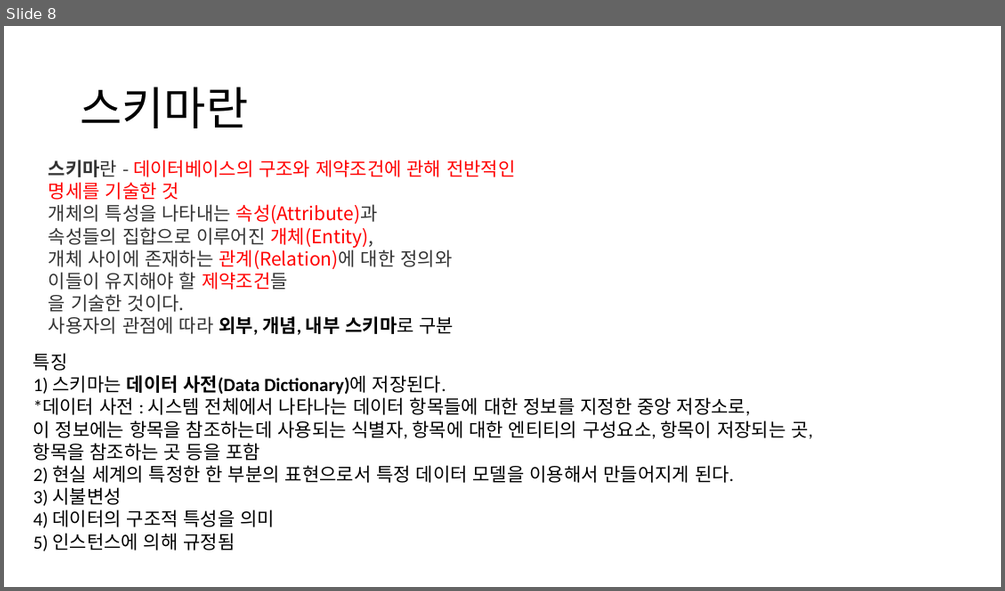
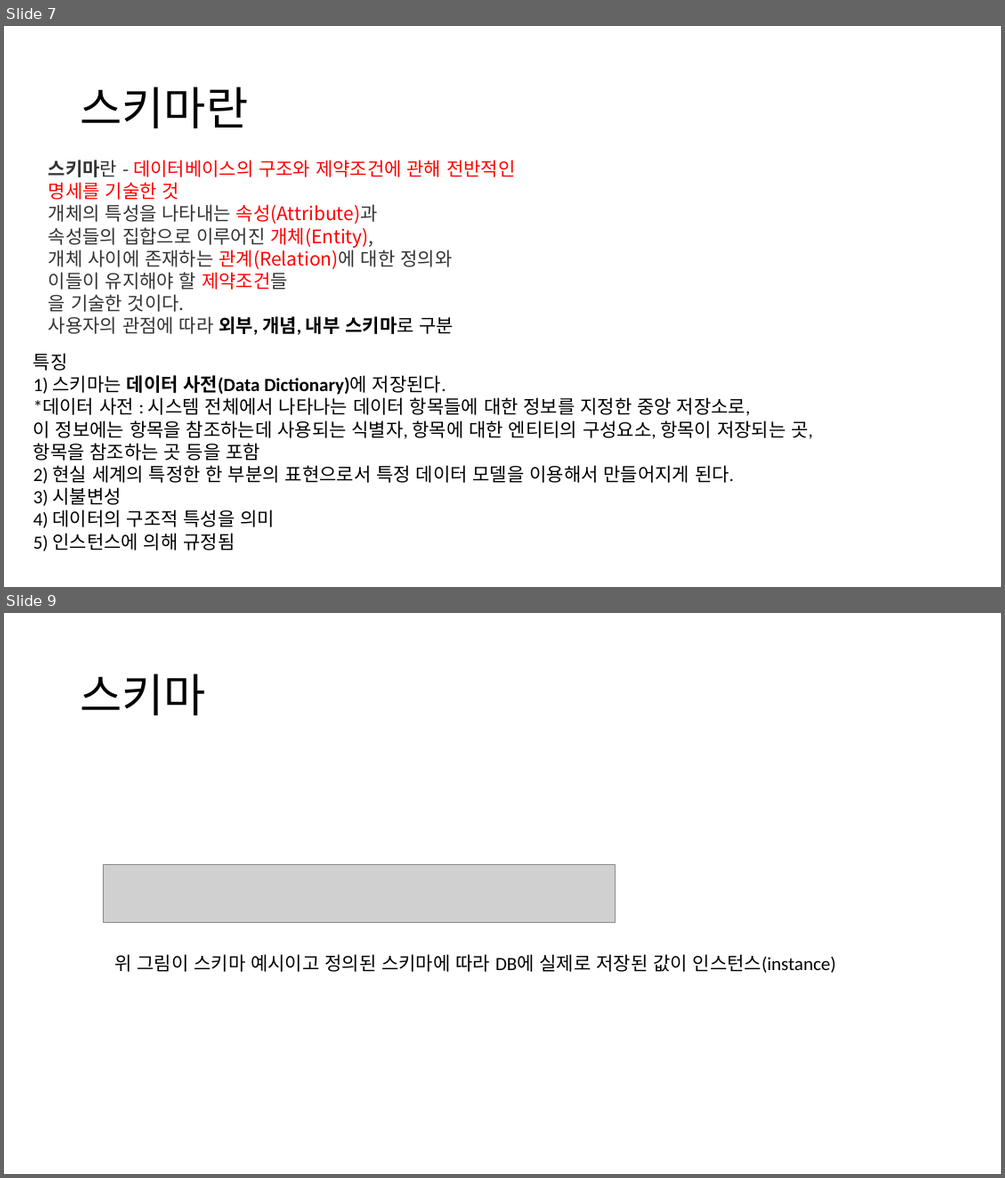
Before and after one commit to bejpark/JavaStudy, a slide deck: 팀과제/6팀_2_DBMS.pptx. Shown one above the other, each under a label of ours: slide 8 before the commit, slides 7 and 9 after it; the slides between them are not shown. The pictures are 1005x591 and 1005x1178 pixels, drawn with LibreOffice and Linux fonts; fonts in the diff are those of the drawing; grey boxes stand for pictures. Boxes give left, top, right and bottom in pixels: in the first picture for what was removed or moved away, otherwise in the second. Text is boxed around its words. In the diff, an @@ line names an element or a change of style, - is before the commit and + after.

```diff
--- a/팀과제/6팀_2_DBMS.pptx
+++ b/팀과제/6팀_2_DBMS.pptx
@@ slide 9 added at (4,613,1001,1174), background #FFFFFF @@
@@ title added at (80,674,206,715), 44 pt, text #000000 @@
+스키마
@@ picture added at (103,865,615,922) @@
@@ text added at (114,954,836,973), 18 pt, text #000000 @@
+위 그림이 스키마 예시이고 정의된 스키마에 따라 DB에 실제로 저장된 값이 인스턴스(instance)
@@ what was slide 8 is now slide 7 @@
```
Also in this commit, not shown: 2 slides changed, 3 other slides added, 3 other files.
